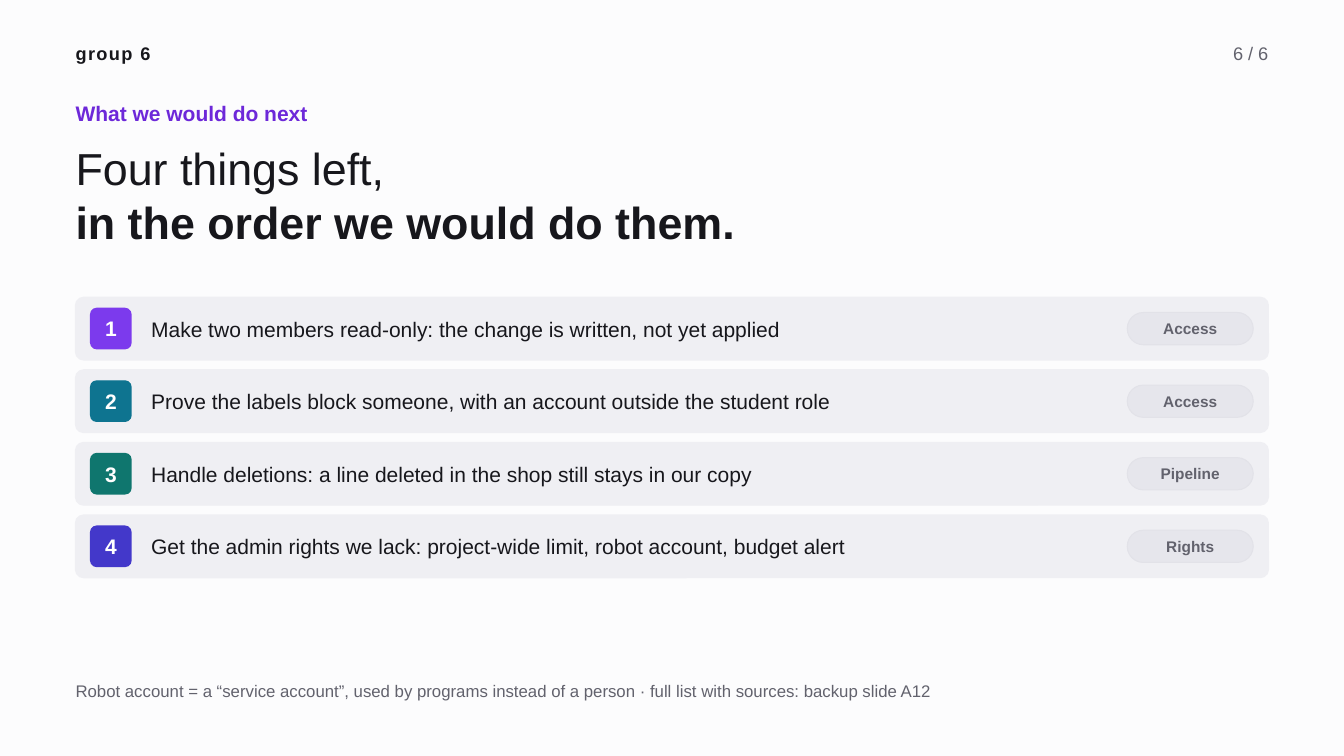
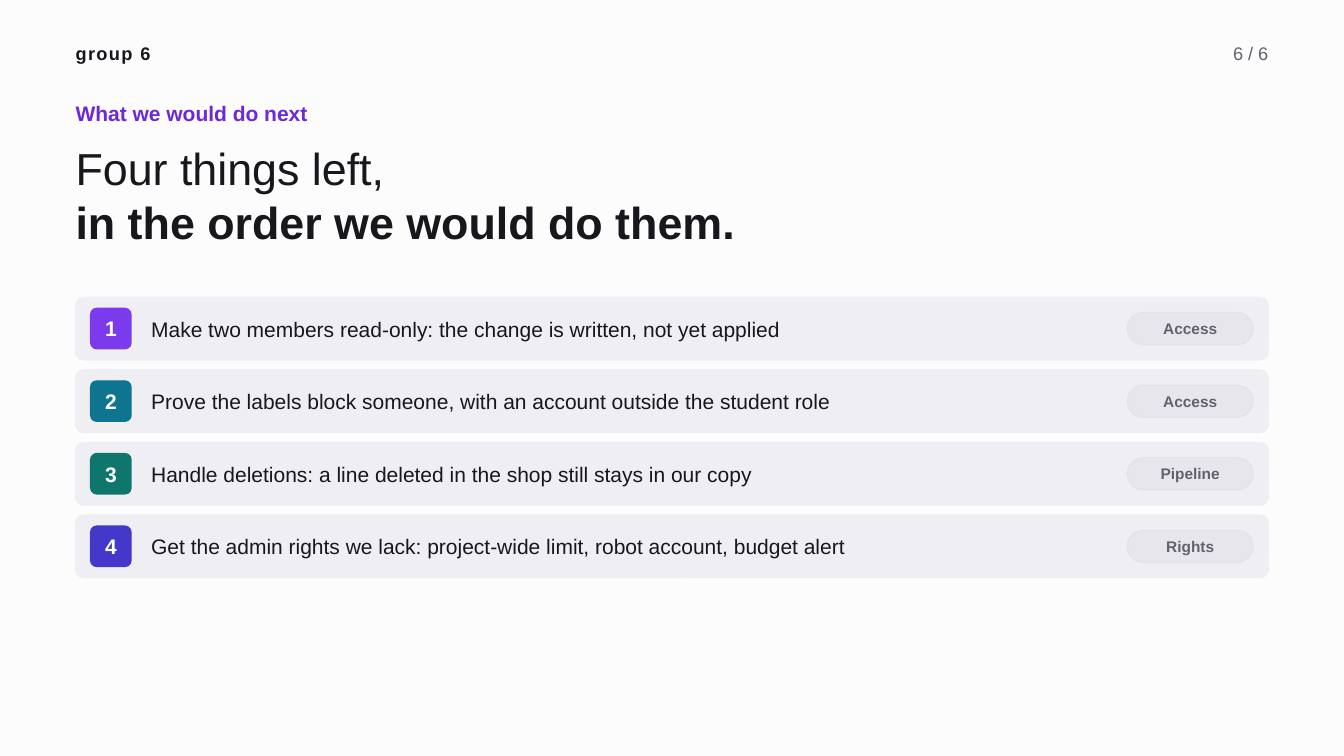
Before and after one commit to antotototototo18/albert-marketplace-data-platform, a slide deck: slide 6 of docs/presentation/group6-pitch.pptx. Drawn at 1344x756 pixels with LibreOffice and Linux fonts; fonts in the diff are those of the drawing. Boxes give left, top, right and bottom in pixels: in the first picture for what was removed or moved away, otherwise in the second. Text is boxed around its words. In the diff, an @@ line names an element or a change of style, - is before the commit and + after.

```diff
--- a/docs/presentation/group6-pitch.pptx
+++ b/docs/presentation/group6-pitch.pptx
@@ text removed at (x1=76, y1=685, x2=931, y2=701) @@
-Robot account = a “service account”, used by programs instead of a person · full list with sources: backup slide A12
```
Also in this commit, not shown: 4 other slides changed, 1 other file.
